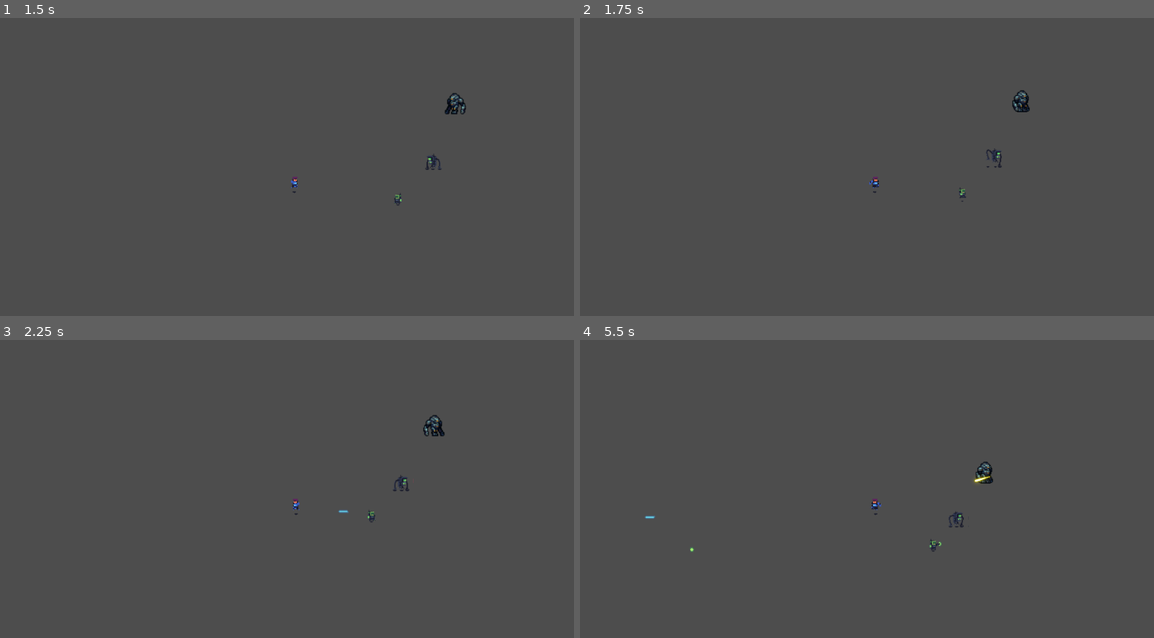
Above: before the commit, frames 1-4 (two rows, left to right).
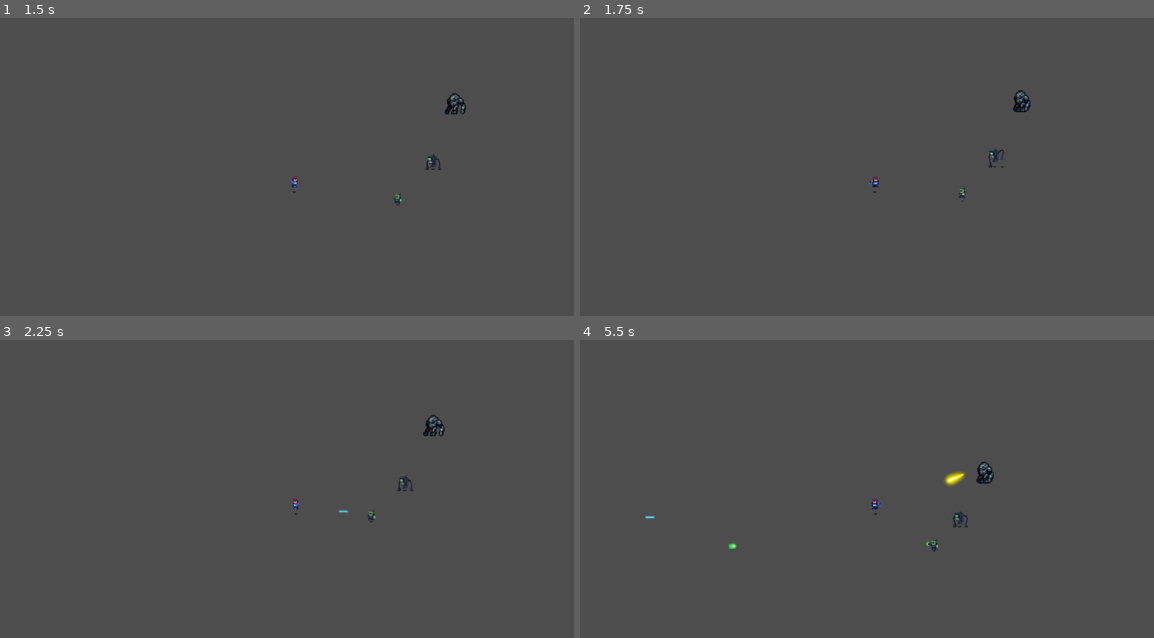
Above: after the commit, the same moments.

Repository: GerardinClement/Gamejam_forge
Game: Godot game, scene res://AnimatedCharacters/playerAndEnemy.tscn
Same seed, same stepped clock (60 frames per second), same inputs: the game is played once before the commit and once after it. This scene is started directly instead of the project's main scene.
Inputs (mouse positions are in pixels of both pictures, inside the frame that each line leads up to):
- Up to frame 1 (1.5 s): move the mouse to (269, 253) at 0.52 s; move the mouse to (476, 235) at 1.27 s
- Up to frame 2 (1.75 s): no input
- Up to frame 3 (2.25 s): move the mouse to (120, 456) at 2.02 s
- Up to frame 4 (5.5 s): move the mouse to (907, 506) at 2.77 s; move the mouse to (792, 423) at 3.52 s; move the mouse to (1010, 491) at 4.27 s; move the mouse to (757, 524) at 5.02 s

Frame 1 is identical in both runs. In frame 2, 0.2% of the frame differs, in the area x 65-79%, y 24-61%; in frame 3, 0.2%; in frame 4, 0.4%, in the area x 19-73%, y 40-72%.

Commit message:
Made a class for bullets

Diff:
--- a/AnimatedCharacters/Enemies/enemyBullet.gd
+++ b/AnimatedCharacters/Enemies/enemyBullet.gd
@@ -1,7 +1,10 @@
+class_name EnemyBullet
+
 extends Area2D
 
-const speed = 300.0
+var speed
 var damage
+var bulletPath
 var isReady = false
 var velocity = Vector2()
 @onready var player = get_parent().get_node("Player")
@@ -9,14 +12,13 @@
 func _ready():
 	pass
 
-# Called every frame. 'delta' is the elapsed time since the previous frame.
 func _physics_process(delta):
-	$AnimatedSprite2D.play("default")
-	if !isReady:
-		look_at(player.global_position)
-		velocity = position.direction_to(player.global_position)
-		isReady =  true
-	position += velocity * speed * delta
-
-func _on_body_entered(_body):
-	queue_free()
+	if bulletPath:
+		var bulletSprite = bulletPath.instantiate()
+		add_child(bulletSprite)
+		bulletSprite.get_node("AnimatedSprite2D").play("default")
+		if !isReady:
+			look_at(player.global_position)
+			velocity = bulletSprite.global_position.direction_to(player.global_position)
+			isReady = true
+		global_position += velocity * speed * delta
--- /dev/null
+++ b/AnimatedCharacters/Enemies/freeBullet.gd
@@ -0,0 +1,5 @@
+extends Area2D
+
+func _on_body_entered(_body):
+	get_parent().queue_free()
+	queue_free()
--- a/AnimatedCharacters/Enemies/human/Bullet.tscn
+++ b/AnimatedCharacters/Enemies/human/Bullet.tscn
@@ -1,7 +1,7 @@
 [gd_scene load_steps=9 format=3 uid="uid://d21p8612ejj0m"]
 
+[ext_resource type="Script" path="res://AnimatedCharacters/Enemies/freeBullet.gd" id="1_5skae"]
 [ext_resource type="Texture2D" uid="uid://1utd36kfuwuh" path="res://Assets/Projectiles/projectiles x2.png" id="1_incx7"]
-[ext_resource type="Script" path="res://AnimatedCharacters/Enemies/enemyBullet.gd" id="1_vtpx8"]
 
 [sub_resource type="RectangleShape2D" id="RectangleShape2D_arxls"]
 size = Vector2(16, 2)
@@ -45,7 +45,7 @@
 [node name="bullet_enemy" type="Area2D"]
 collision_layer = 4
 collision_mask = 25
-script = ExtResource("1_vtpx8")
+script = ExtResource("1_5skae")
 
 [node name="CollisionShape2D" type="CollisionShape2D" parent="."]
 position = Vector2(-1, 7)
--- a/AnimatedCharacters/Enemies/human/human.gd
+++ b/AnimatedCharacters/Enemies/human/human.gd
@@ -7,6 +7,7 @@
 	human.damage = 2
 	human.speed = 30
 	human.shootFrame = 1
+	human.bulletSpeed = 300.0
 	human.bulletPath = load("res://AnimatedCharacters/Enemies/human/Bullet.tscn")
 	add_child(human)
 
--- a/AnimatedCharacters/Enemies/human/human.tscn
+++ b/AnimatedCharacters/Enemies/human/human.tscn
@@ -5,7 +5,7 @@
 [ext_resource type="Texture2D" uid="uid://dpo3kohkf3y5x" path="res://Assets/Characters/Enemies/enemies x1_flipped.png" id="2_0vidi"]
 
 [sub_resource type="RectangleShape2D" id="RectangleShape2D_ngs8r"]
-size = Vector2(13, 23)
+size = Vector2(9, 21)
 
 [sub_resource type="AtlasTexture" id="AtlasTexture_cinu5"]
 atlas = ExtResource("1_5btoe")
@@ -205,12 +205,12 @@
 script = ExtResource("1_vrnhr")
 
 [node name="CollisionShape2D" type="CollisionShape2D" parent="."]
-position = Vector2(-1.5, 3.5)
+position = Vector2(0.5, 4.5)
 shape = SubResource("RectangleShape2D_ngs8r")
 
 [node name="animations" type="AnimatedSprite2D" parent="."]
 sprite_frames = SubResource("SpriteFrames_lyqgq")
-animation = &"moveRight"
+animation = &"idle"
 
 [node name="Timer" type="Timer" parent="."]
 one_shot = true
--- a/AnimatedCharacters/Enemies/mech/Bullet.tscn
+++ b/AnimatedCharacters/Enemies/mech/Bullet.tscn
@@ -1,6 +1,6 @@
 [gd_scene load_steps=5 format=3 uid="uid://dedys5vj348u6"]
 
-[ext_resource type="Script" path="res://AnimatedCharacters/Enemies/enemyBullet.gd" id="1_r8wag"]
+[ext_resource type="Script" path="res://AnimatedCharacters/Enemies/freeBullet.gd" id="1_0lpa2"]
 [ext_resource type="Texture2D" uid="uid://dlkphnddk6kq1" path="res://Assets/Projectiles/Laser Sprites/18.png" id="2_garjg"]
 
 [sub_resource type="RectangleShape2D" id="RectangleShape2D_cudqa"]
@@ -20,7 +20,7 @@
 [node name="bullet_enemy" type="Area2D"]
 collision_layer = 4
 collision_mask = 25
-script = ExtResource("1_r8wag")
+script = ExtResource("1_0lpa2")
 
 [node name="CollisionShape2D" type="CollisionShape2D" parent="."]
 position = Vector2(-2.5, -1)
--- a/AnimatedCharacters/Enemies/mech/mech.gd
+++ b/AnimatedCharacters/Enemies/mech/mech.gd
@@ -7,6 +7,7 @@
 	mech.damage = 10
 	mech.speed = 20
 	mech.shootFrame = 3
+	mech.bulletSpeed = 200.0
 	mech.bulletPath = load("res://AnimatedCharacters/Enemies/mech/Bullet.tscn")
 	add_child(mech)
 
--- a/AnimatedCharacters/Enemies/mech/mech.tscn
+++ b/AnimatedCharacters/Enemies/mech/mech.tscn
@@ -4,7 +4,7 @@
 [ext_resource type="Texture2D" uid="uid://m1nejsn24hqr" path="res://Assets/Characters/Enemies/Mech/MechSheet.png" id="1_lna24"]
 
 [sub_resource type="RectangleShape2D" id="RectangleShape2D_per6e"]
-size = Vector2(19, 27)
+size = Vector2(14, 22)
 
 [sub_resource type="AtlasTexture" id="AtlasTexture_kkl8r"]
 atlas = ExtResource("1_lna24")
@@ -322,7 +322,7 @@
 script = ExtResource("1_ctctx")
 
 [node name="CollisionShape2D" type="CollisionShape2D" parent="."]
-position = Vector2(-0.5, 1.5)
+position = Vector2(0, 3)
 shape = SubResource("RectangleShape2D_per6e")
 
 [node name="animations" type="AnimatedSprite2D" parent="."]
--- a/AnimatedCharacters/Enemies/octopus/Bullet.tscn
+++ b/AnimatedCharacters/Enemies/octopus/Bullet.tscn
@@ -1,6 +1,6 @@
 [gd_scene load_steps=9 format=3 uid="uid://bisr108gd3htl"]
 
-[ext_resource type="Script" path="res://AnimatedCharacters/Enemies/enemyBullet.gd" id="1_71bs5"]
+[ext_resource type="Script" path="res://AnimatedCharacters/Enemies/freeBullet.gd" id="1_jpqwv"]
 [ext_resource type="Texture2D" uid="uid://hhlnyq25m3mm" path="res://Assets/Tech Dungeon Roguelite - Asset Pack (v5)/Projectiles/projectiles x1.png" id="1_kbm2e"]
 
 [sub_resource type="RectangleShape2D" id="RectangleShape2D_x2ux3"]
@@ -46,7 +46,7 @@
 scale = Vector2(1.5, 1.5)
 collision_layer = 4
 collision_mask = 9
-script = ExtResource("1_71bs5")
+script = ExtResource("1_jpqwv")
 
 [node name="CollisionShape2D" type="CollisionShape2D" parent="."]
 position = Vector2(-0.166633, -2.98023e-07)
--- a/AnimatedCharacters/Enemies/octopus/octopus.gd
+++ b/AnimatedCharacters/Enemies/octopus/octopus.gd
@@ -7,6 +7,7 @@
 	octopus.damage = 5
 	octopus.speed = 35
 	octopus.shootFrame = 2
+	octopus.bulletSpeed = 250.0
 	octopus.bulletPath = load("res://AnimatedCharacters/Enemies/octopus/Bullet.tscn")
 	add_child(octopus)
 
--- a/AnimatedCharacters/Enemies/octopus/octopus.tscn
+++ b/AnimatedCharacters/Enemies/octopus/octopus.tscn
@@ -5,7 +5,7 @@
 [ext_resource type="Texture2D" uid="uid://dpo3kohkf3y5x" path="res://Assets/Characters/Enemies/enemies x1_flipped.png" id="2_iijnq"]
 
 [sub_resource type="RectangleShape2D" id="RectangleShape2D_3ojqj"]
-size = Vector2(32, 31)
+size = Vector2(15, 23)
 
 [sub_resource type="AtlasTexture" id="AtlasTexture_cfxcp"]
 atlas = ExtResource("1_njbmb")
@@ -313,7 +313,7 @@
 script = ExtResource("1_5ca8a")
 
 [node name="CollisionShape2D" type="CollisionShape2D" parent="."]
-position = Vector2(-2, 1.5)
+position = Vector2(-2.5, 1.5)
 shape = SubResource("RectangleShape2D_3ojqj")
 
 [node name="animations" type="AnimatedSprite2D" parent="."]
--- a/bullet.gd
+++ b/bullet.gd
@@ -12,8 +12,8 @@
 		animated_sprite.play("default")
 	move_and_collide(velocity.normalized() * delta * SPEED)
 
-#func _on_area_2d_body_entered(body):
-#	destroy_itself()
+func _on_area_2d_body_entered(body):
+	destroy_itself()
 
 func destroy_itself():
 	animated_sprite.play("impact")
@@ -25,6 +25,3 @@
 func _on_animated_sprite_2d_animation_finished():
 	if animated_sprite.animation == "impact":
 		self.queue_free()
-
-func _on_area_2d_body_entered(_body):
-	self.queue_free()
--- a/enemy.gd
+++ b/enemy.gd
@@ -6,6 +6,7 @@
 @onready var player = get_parent().get_parent().get_node("Player")
 @onready var timer = get_parent().get_node("Timer")
 var speed
+var bulletSpeed
 var damage
 var shootFrame
 var playerPos
@@ -14,13 +15,10 @@
 var canShoot = false
 var hasShot = true
 
-func _init():
-	pass
-
 func _process(delta):
 	if timer.is_stopped() && canShoot && !checkWalls():
 		hasShot = false
-		if position.x < player.position.x:
+		if global_position.x < player.global_position.x:
 			animations.set_flip_h(false)
 		else:
 			animations.set_flip_h(true)
@@ -31,15 +29,15 @@
 	if checkFrame() && !hasShot && !checkWalls():
 		hasShot = true
 		shoot()
-	playerPos = player.position
-	enemyPos = (playerPos - position).normalized()
+	playerPos = player.global_position
+	enemyPos = (playerPos - global_position).normalized()
 	velocity = global_position.direction_to(player.global_position)
 	if animations.is_playing && animations.animation != "moveRight" && animations.animation != "idle" && global_position.distance_to(player.global_position) < 200:
 		return
 	move(delta)
 
 func move(delta):
-	if position.x < player.position.x:
+	if global_position.x < player.global_position.x:
 		animations.set_flip_h(false)
 	else:
 		animations.set_flip_h(true)
@@ -47,21 +45,20 @@
 	get_parent().move_and_collide(velocity * speed * delta)
 
 func shoot():
-	print(bulletPath)
-	if bulletPath:
-		var bullet = bulletPath.instantiate()
-		get_parent().get_parent().add_child(bullet)
-		if animations.is_flipped_h() == false:
-			bullet.position = get_parent().get_node("rightSide").global_position
-		else:
-			bullet.position = get_parent().get_node("leftSide").global_position
-		print(bullet.position)
+	var bullet = EnemyBullet.new()
+	bullet.damage = damage
+	bullet.speed = bulletSpeed
+	bullet.bulletPath = bulletPath
+	get_parent().get_parent().add_child(bullet)
+	if animations.is_flipped_h() == false:
+		bullet.position = get_parent().get_node("rightSide").global_position
+	else:
+		bullet.position = get_parent().get_node("leftSide").global_position
 
 func checkFrame():
 	if animations.frame == shootFrame:
 		return true
 	return false
-
 
 func resetAnimation():
 	if animations.is_playing() && animations.animation == 'shootRight':
@@ -70,10 +67,6 @@
 
 func checkWalls():
 	var ray = get_parent().get_node("RayCast2D")
-	if !animations.is_flipped_h():
-		ray.position = get_parent().get_node("rightSide").global_position
-	else:
-		ray.position = get_parent().get_node("leftSide").global_position
 	ray.target_position = player.global_position
 	if ray.get_collider():
 		resetAnimation()
--- a/ennemies.gd
+++ b/ennemies.gd
@@ -45,7 +45,6 @@
 	move_and_collide(velocity * speed * delta)
 
 func shoot():
-	getBulletPath()
 	if bulletPath:
 		var bullet = bulletPath.instantiate()
 		get_parent().add_child(bullet)
@@ -54,14 +53,6 @@
 			bullet.position = get_node("rightSide").global_position
 		else:
 			bullet.position = get_node("leftSide").global_position
-
-func getBulletPath():
-	if get_name() == 'octopus':
-		bulletPath = load("res://AnimatedCharacters/Enemies/octopus/Bullet.tscn")
-	elif get_name() == 'mech':
-		bulletPath = load("res://AnimatedCharacters/Enemies/mech/Bullet.tscn")
-	elif get_name() == 'human':
-		bulletPath = load("res://AnimatedCharacters/Enemies/human/Bullet.tscn")
 
 func checkFrame():
 	if name == 'octopus' && animations.frame == 2:
--- a/large_door.gd
+++ b/large_door.gd
@@ -10,7 +10,6 @@
 func _process(delta):
 	pass
 
-
 func _on_player_detector_body_entered(body):
 	if body.name == "Player":
 		animation.play("large_door_opening")
--- a/tile_map.tscn
+++ b/tile_map.tscn
@@ -4851,7 +4851,7 @@
 position = Vector2(80, -74)
 
 [node name="human" parent="." instance=ExtResource("6_t3hfa")]
-position = Vector2(-102, -89)
+position = Vector2(-129, 26)
 
 [node name="octopus" parent="." instance=ExtResource("5_wbw7w")]
 position = Vector2(-108, 374)
